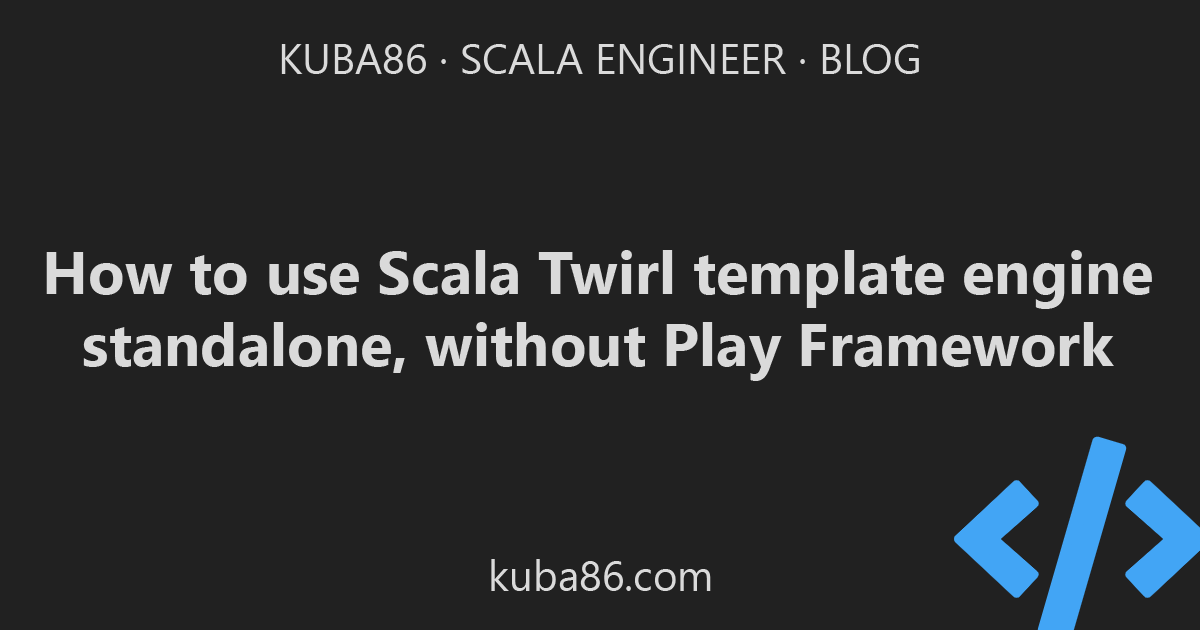
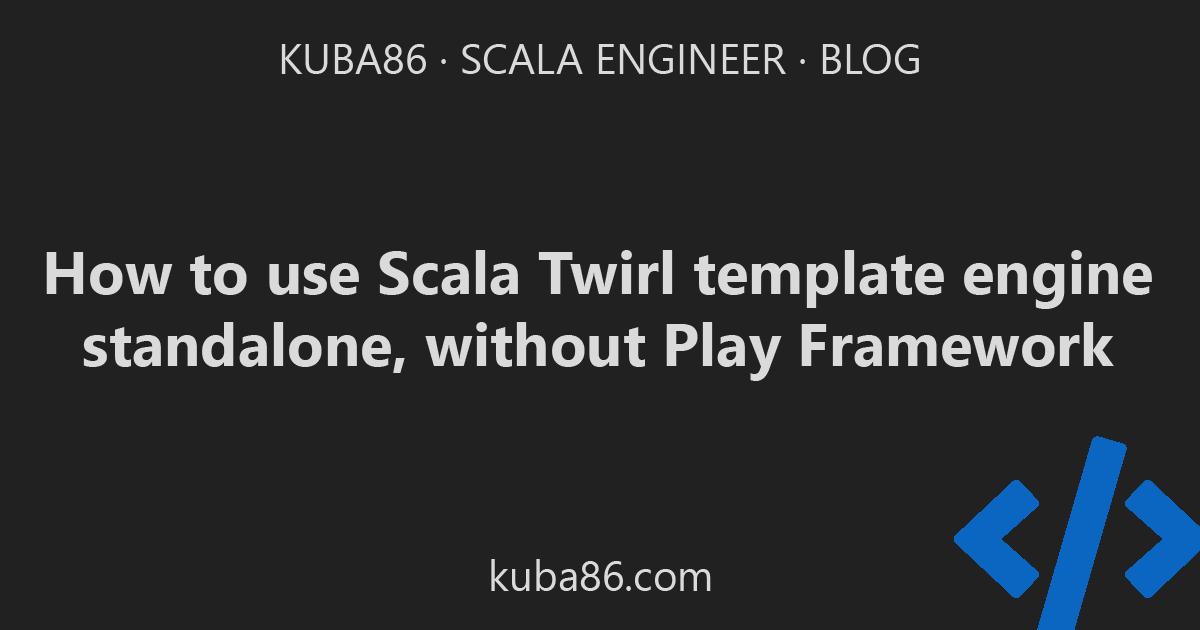
Two versions of the same layered image (1200×630). Layer-by-layer changes:
painted on "Layer 2" over 954, 436, 1200, 630
